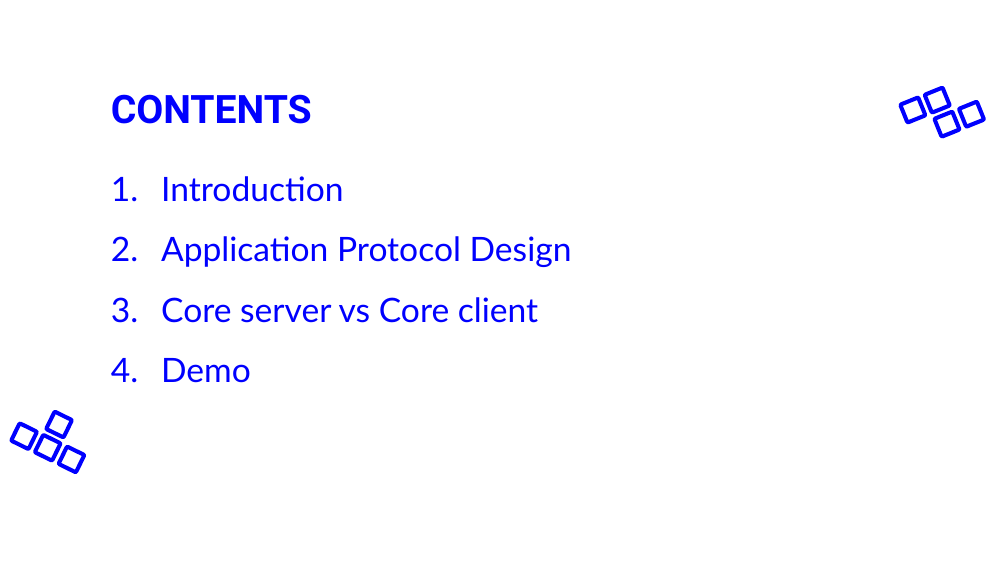
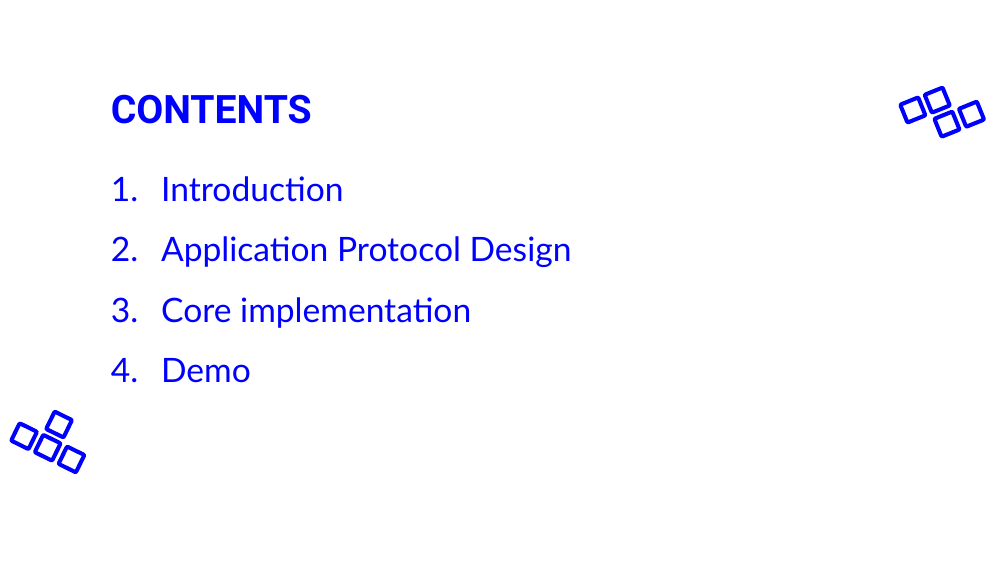
Before and after one commit to ntmchau2202/Network-Programming-20202, a slide deck: slide 3 of Presentation/NP-group3-Caro-final.pptx (slide 2 before the commit). Drawn at 1008x567 pixels with LibreOffice and Linux fonts; fonts in the diff are those of the drawing; background and template pictures are left out. Boxes give left, top, right and bottom in pixels: in the first picture for what was removed or moved away, otherwise in the second. Text is boxed around its words. In the diff, an @@ line names an element or a change of style, - is before the commit and + after.

Commit message:
modify slides

```diff
--- a/Presentation/NP-group3-Caro-final.pptx
+++ b/Presentation/NP-group3-Caro-final.pptx
@@ text at [161, 297, 471, 328]: text changed @@
-3. Core server vs Core client
+3. Core implementation
```
Also in this commit, not shown: 1 slide added, 1 other file.
